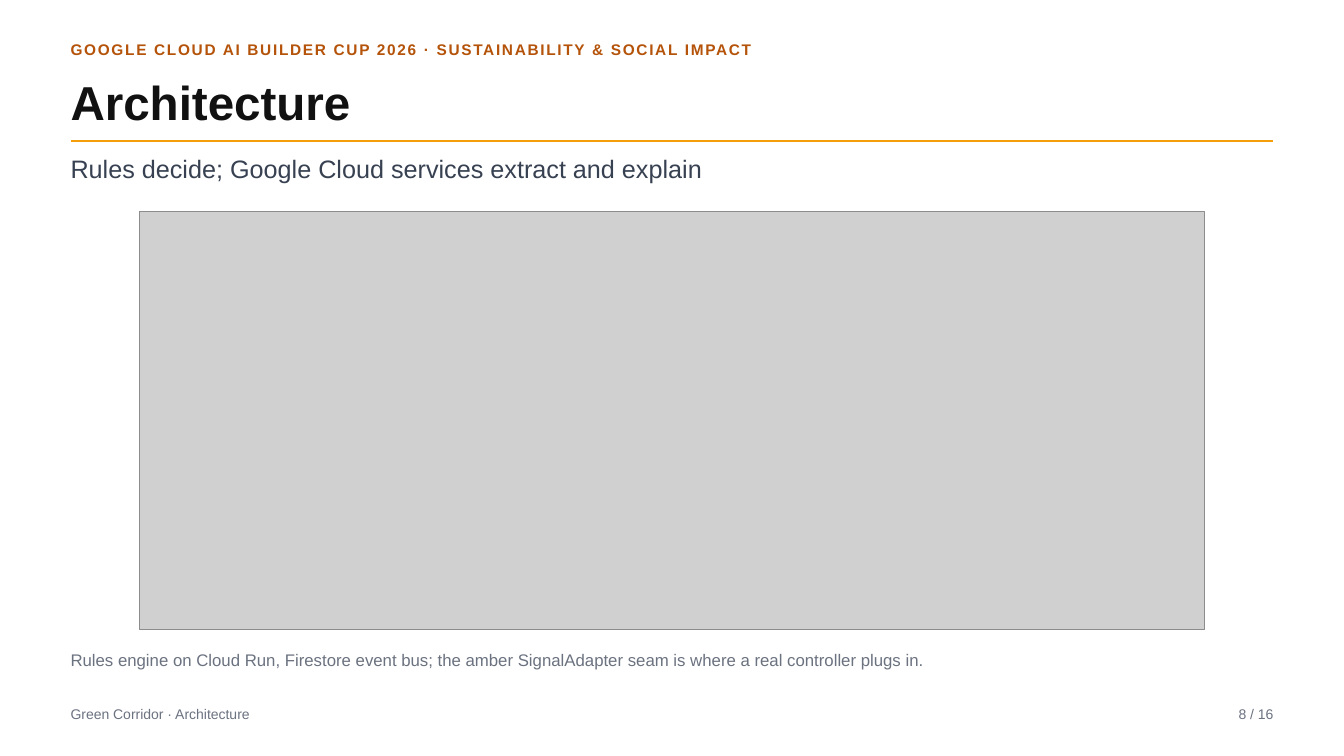
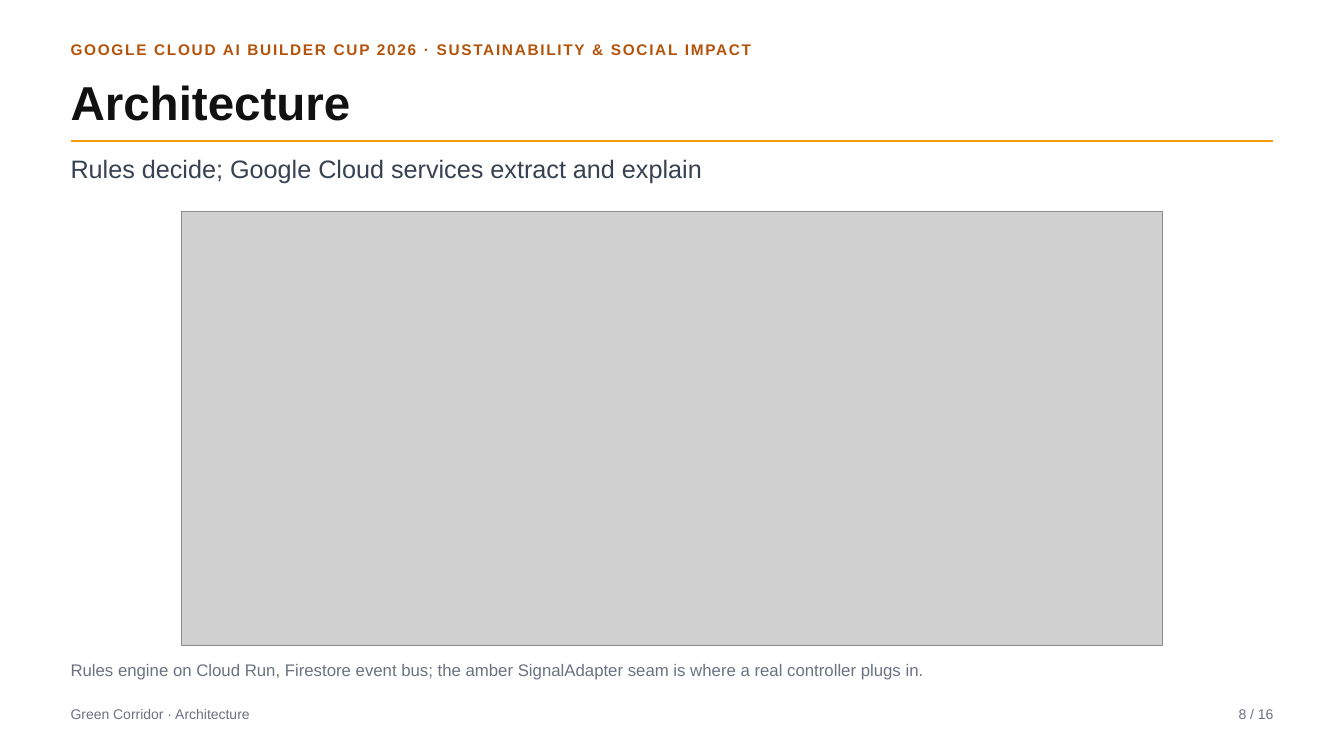
Before and after one commit to Nandish3010/ideal-disco, a slide deck: slide 8 of deck/Green-Corridor-Deck.pptx. Drawn at 1344x756 pixels with LibreOffice and Linux fonts; fonts in the diff are those of the drawing; grey boxes stand for pictures. Boxes give left, top, right and bottom in pixels: in the first picture for what was removed or moved away, otherwise in the second. Text is boxed around its words. In the diff, an @@ line names an element or a change of style, - is before the commit and + after.

```diff
--- a/deck/Green-Corridor-Deck.pptx
+++ b/deck/Green-Corridor-Deck.pptx
@@ picture: place and size @@
-picture at (140, 212, 1205, 630)
+picture at (181, 212, 1163, 645)
@@ text "Rules engine on Cloud Run, ...": place and size @@
-text "Rules engine on Cloud Run, ..." at (71, 654, 924, 670)
+text "Rules engine on Cloud Run, ..." at (71, 664, 924, 680)
```
Also in this commit, not shown: 9 other slides changed, 5 other files.
